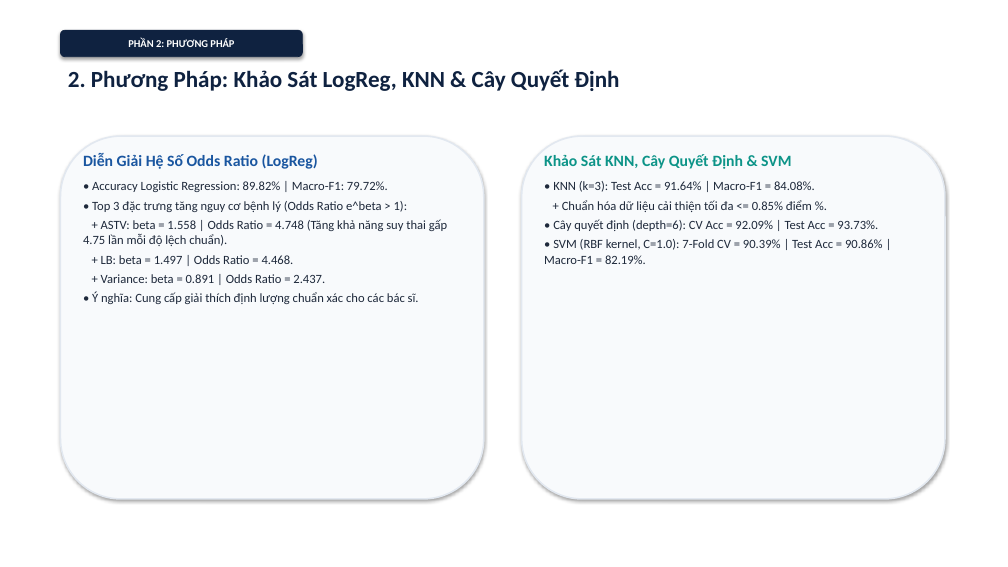
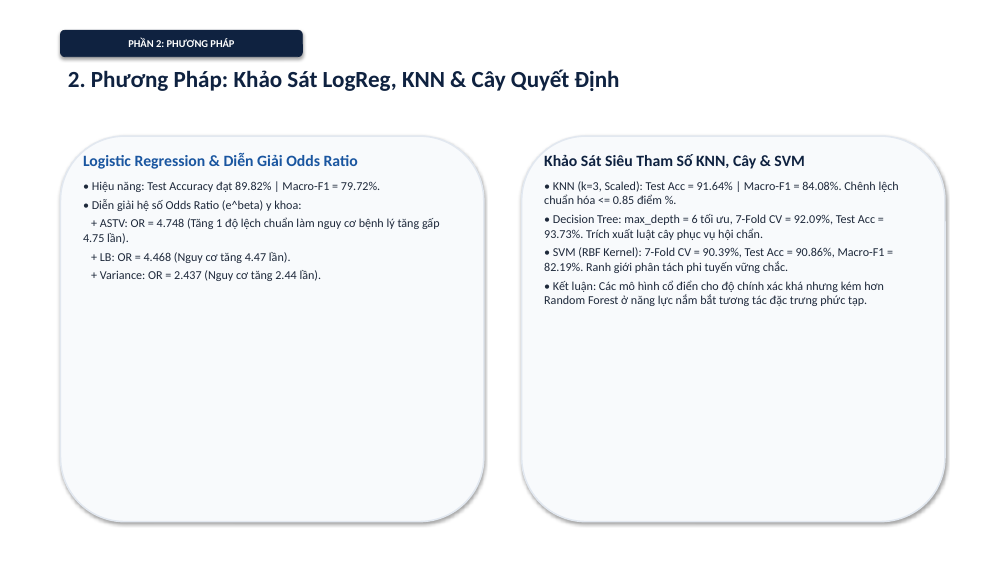
Before and after one commit to Escanor292/caimo, a slide deck: slide 9 of DT69_123000609_SlideThuyetTrinh.pptx. Drawn at 1008x567 pixels with LibreOffice and Linux fonts; fonts in the diff are those of the drawing. Boxes give left, top, right and bottom in pixels: in the first picture for what was removed or moved away, otherwise in the second. Text is boxed around its words. In the diff, an @@ line names an element or a change of style, - is before the commit and + after.

```diff
--- a/DT69_123000609_SlideThuyetTrinh.pptx
+++ b/DT69_123000609_SlideThuyetTrinh.pptx
@@ rounded rectangle resized from (x1=60, y1=136, x2=484, y2=499) to (x1=60, y1=136, x2=484, y2=522) @@
@@ rounded rectangle resized from (x1=522, y1=136, x2=945, y2=499) to (x1=522, y1=136, x2=945, y2=522) @@
@@ text at (x1=83, y1=153, x2=440, y2=281): text changed; size 12 to 11.5 pt @@
-Diễn Giải Hệ Số Odds Ratio (LogReg)
-• Accuracy Logistic Regression: 89.82% | Macro-F1: 79.72%.
-• Top 3 đặc trưng tăng nguy cơ bệnh lý (Odds Ratio e^beta > 1):
-+ ASTV: beta = 1.558 | Odds Ratio = 4.748 (Tăng khả năng suy thai gấp 4.75 lần mỗi độ lệch chuẩn).
-+ LB: beta = 1.497 | Odds Ratio = 4.468.
-+ Variance: beta = 0.891 | Odds Ratio = 2.437.
-• Ý nghĩa: Cung cấp giải thích định lượng chuẩn xác cho các bác sĩ.
+Logistic Regression & Diễn Giải Odds Ratio
+• Hiệu năng: Test Accuracy đạt 89.82% | Macro-F1 = 79.72%.
+• Diễn giải hệ số Odds Ratio (e^beta) y khoa:
++ ASTV: OR = 4.748 (Tăng 1 độ lệch chuẩn làm nguy cơ bệnh lý tăng gấp 4.75 lần).
++ LB: OR = 4.468 (Nguy cơ tăng 4.47 lần).
++ Variance: OR = 2.437 (Nguy cơ tăng 2.44 lần).
@@ text at (x1=544, y1=154, x2=899, y2=306): text changed; size 12 to 11.5 pt @@
-Khảo Sát KNN, Cây Quyết Định & SVM
-• KNN (k=3): Test Acc = 91.64% | Macro-F1 = 84.08%.
-+ Chuẩn hóa dữ liệu cải thiện tối đa <= 0.85% điểm %.
-• Cây quyết định (depth=6): CV Acc = 92.09% | Test Acc = 93.73%.
-• SVM (RBF kernel, C=1.0): 7-Fold CV = 90.39% | Test Acc = 90.86% | Macro-F1 = 82.19%.
+Khảo Sát Siêu Tham Số KNN, Cây & SVM
+• KNN (k=3, Scaled): Test Acc = 91.64% | Macro-F1 = 84.08%. Chênh lệch chuẩn hóa <= 0.85 điểm %.
+• Decision Tree: max_depth = 6 tối ưu, 7-Fold CV = 92.09%, Test Acc = 93.73%. Trích xuất luật cây phục vụ hội chẩn.
+• SVM (RBF Kernel): 7-Fold CV = 90.39%, Test Acc = 90.86%, Macro-F1 = 82.19%. Ranh giới phân tách phi tuyến vững chắc.
+• Kết luận: Các mô hình cổ điển cho độ chính xác khá nhưng kém hơn Random Forest ở năng lực nắm bắt tương tác đặc trưng phức tạp.
```
Also in this commit, not shown: 10 other slides changed, 3 slides added, 3 slides removed, 11 other files.
